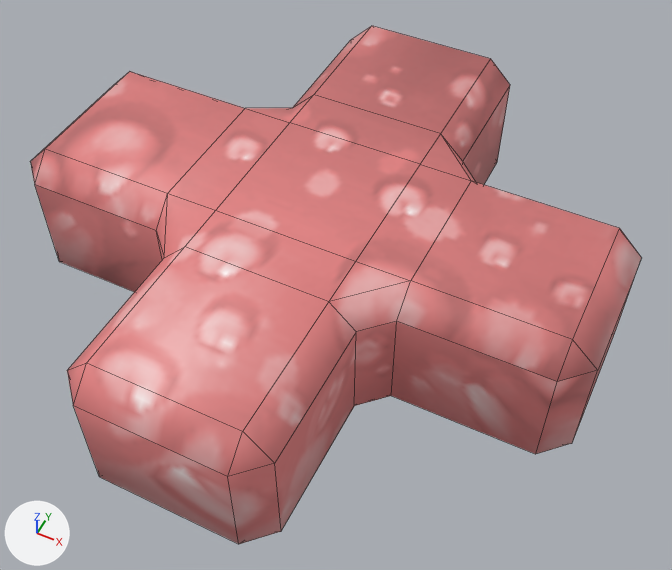
Renders of the Blender file Assets/Models/Collect Health.blend from each side of a commit.
Both versions are drawn from a camera (50 mm lens) standing at (0.705, -1.334, 1.555) and looking at (0.059, -0.044, -0.059). Arrows for +X, +Y and +Z are at lower left; the lights stay in place. Mesh edges are drawn as thin lines.

Names of what the first picture shows: 'Health'.
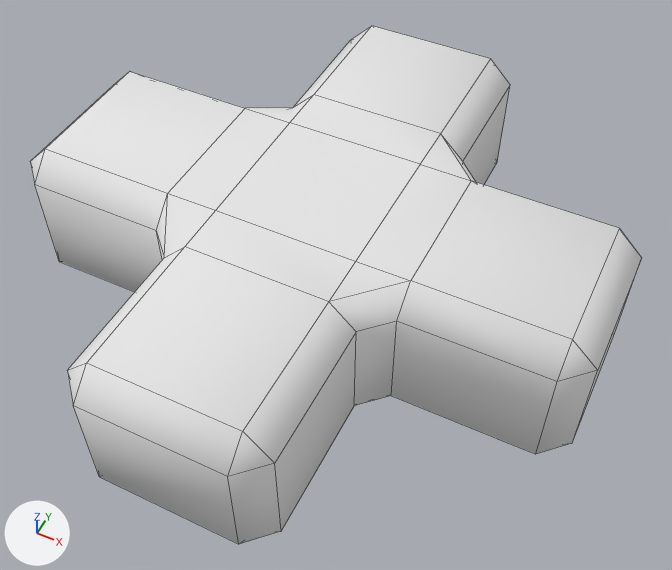
Location of each change, [x1, y1, x2, y2] in pixels of the pictures (672 x 570 px):
'Health', recoloured (pink to white): [31, 26, 641, 544] in both

Diff of the bpy script that builds the scene:
```diff
--- a/Assets/Models/Collect Health.blend.py
+++ b/Assets/Models/Collect Health.blend.py
@@ mat_material @@
+mat_material = diffuse_material('Material')
+mat_material.base_color = (0.8, 0.8, 0.8)  # white #e7e7e7
@@ me_health @@
 me_health.from_pydata(...)  # 88 vertices, 98 faces; spans x -0.675..0.675, y -0.675..0.675, z -0.188..0.188
-me_health.materials.append(mat_atlas_1_png)  # picture img_atlas_1_png
+me_health.materials.append(mat_material)  # white #e7e7e7
```
